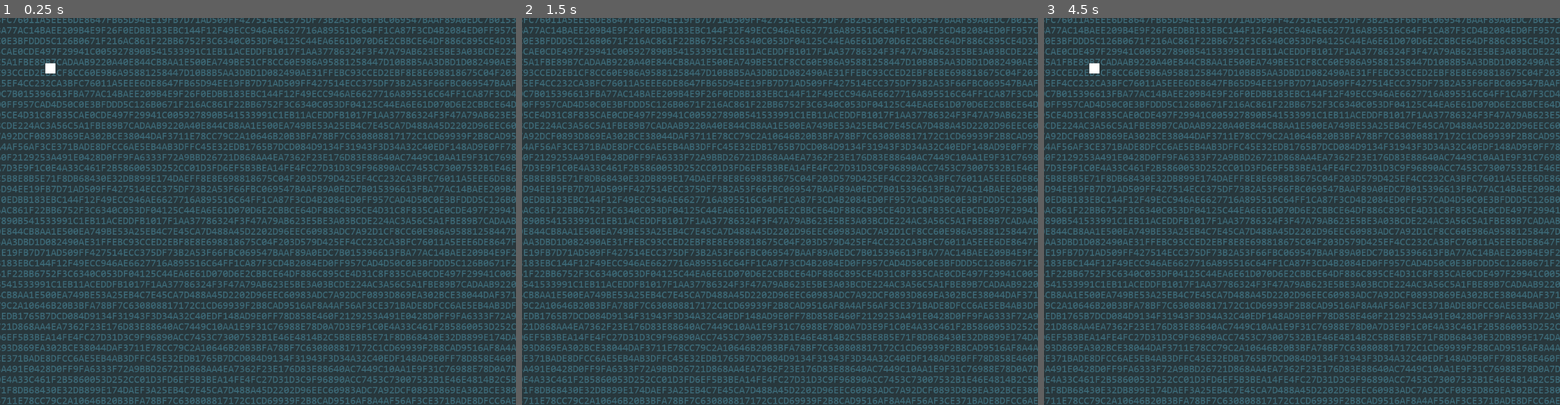
Above: before the commit, frames 1-3 (left to right).
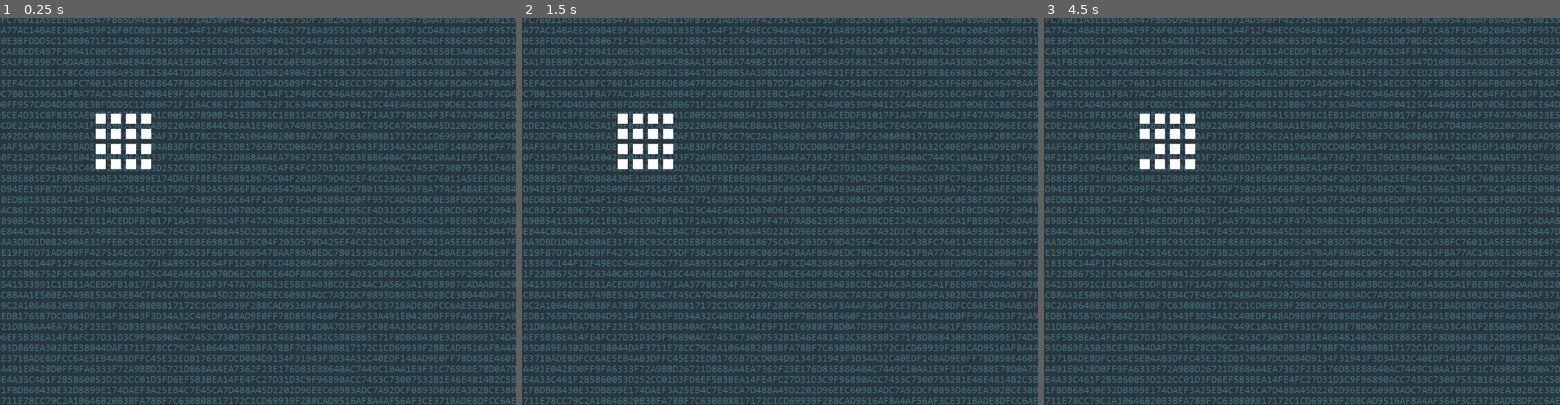
Above: after the commit, the same moments.

Repository: Silvester56/dataphobic
Game: Godot game, scene res://scenes/game.tscn
The game is run twice, just before and just after one commit, with the same random seed, the same clock (stepped at 60 frames per second) and the same inputs.
Inputs (mouse positions are in pixels of both pictures, inside the frame that each line leads up to):
- Up to frame 1 (0.25 s): no input
- Up to frame 2 (1.5 s): tap Enter at 0.5 s; move the mouse to (573, 68) at 0.52 s; click (573, 68) at 0.67 s; tap Space at 1.25 s; move the mouse to (676, 230) at 1.27 s; click (676, 230) at 1.42 s
- Up to frame 3 (4.5 s): tap Enter at 2, 3.5 s; move the mouse to (1353, 126) at 2.02 s; click (1353, 126) at 2.17 s; tap Space at 2.75, 4.25 s; move the mouse to (1276, 288) at 2.77 s; click (1276, 288) at 2.92 s; move the mouse to (1456, 269) at 3.52 s; click (1456, 269) at 3.67 s; move the mouse to (1147, 153) at 4.27 s; click (1147, 153) at 4.42 s

The runs differ from the first frame. In frame 1, 0.9% of the frame differs, in the area x 8-30%, y 11-40%; in frame 2, 0.9%; in frame 3, 0.9%.

Commit message:
Improve data squares positioning

Diff:
--- a/scripts/data.gd
+++ b/scripts/data.gd
@@ -4,3 +4,7 @@
 	if event is InputEventMouseButton:
 		print("click")
 		queue_free()
+
+func setPostion(x: int, y: int) -> void:
+	position.x = x
+	position.y = y
--- a/scripts/data_manager.gd
+++ b/scripts/data_manager.gd
@@ -1,14 +1,18 @@
 extends Node2D
 @export var Data: PackedScene
 
-var dataHandlingCapacity = 1
+var dataHandlingCapacity: int = 16
 var dataSearchingTime = 3
 var currentlySearching = false
 
 func retrieveData():
 	print("Searching data")
-	for i in range(0, dataHandlingCapacity):
-		add_child(Data.instantiate())
+	var tmpData
+	for i in range(0, sqrt(dataHandlingCapacity)):
+		for j in range(0, sqrt(dataHandlingCapacity)):
+			tmpData = Data.instantiate()
+			tmpData.setPostion(position.x + j * 30, position.y + i * 30)
+			add_child(tmpData)
 	currentlySearching = false
 
 func _ready() -> void:
